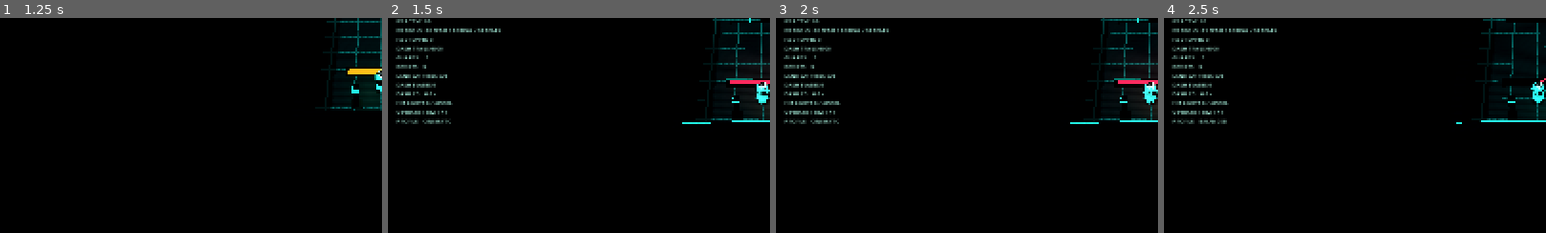
Above: before the commit, frames 1-4 (left to right).
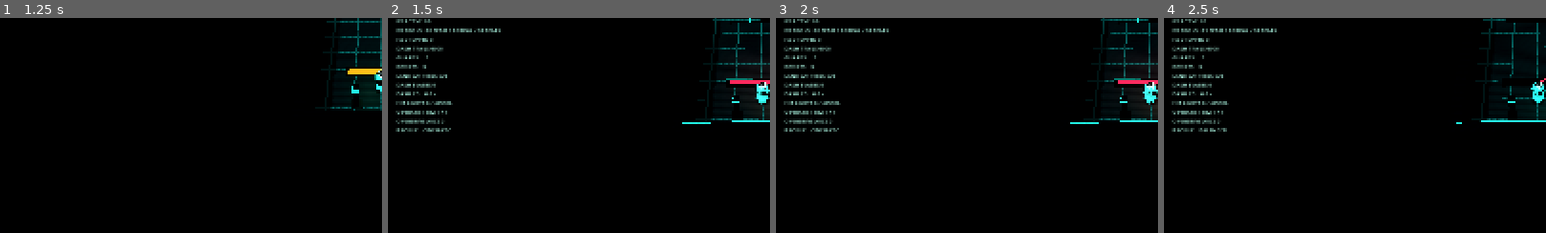
Above: after the commit, the same moments.

Repository: HADJAL001/osgard-world
Game: Godot game, scene res://scenes/main.tscn
The game is run twice, just before and just after one commit, with the same random seed, the same clock (stepped at 60 frames per second) and the same inputs.
Inputs:
- Up to frame 1 (1.25 s): click "НАЧАТЬ РЕЙД / ENTER" at 0.5 s
- Up to frame 2 (1.5 s): click "DIAG / F3" at 1.25 s
- Up to frame 3 (2 s): no input
- Up to frame 4 (2.5 s): click "QUALITY / CINEMATIC" at 2 s
The pictures show only the part of the screen within x 0-50%, y 35-85%; the shares and areas given below are measured in that part.

Frame 1 is identical in both runs. In frame 2, 0.4% of the frame differs, in the area x 2-17%, y 47-53%; in frame 3, 0.4%; in frame 4, 0.3%.

Commit message:
Add line-of-sight Overdrive chain arcs to Godot combat

Diff:
--- a/godot/null-shift/scripts/main.gd
+++ b/godot/null-shift/scripts/main.gd
@@ -18,6 +18,8 @@
 const COMBAT_COMBO_WINDOW := 4.25
 const OVERDRIVE_MAX_CHARGE := 100.0
 const OVERDRIVE_DURATION := 5.0
+const OVERDRIVE_ARC_RADIUS := 7.5
+const OVERDRIVE_ARC_DAMAGE_SCALE := 0.55
 
 var player: CharacterBody3D
 var camera: Camera3D
@@ -157,6 +159,7 @@
 var overdrive_charge := 0.0
 var overdrive_timer := 0.0
 var overdrive_activations := 0
+var overdrive_arc_chains := 0
 var mission_accuracy := 100.0
 var mission_score := 0
 var combat_score_total := 0
@@ -314,6 +317,7 @@
 	overdrive_charge = 0.0
 	overdrive_timer = 0.0
 	overdrive_activations = 0
+	overdrive_arc_chains = 0
 	mission_accuracy = 100.0
 	mission_score = 0
 	combat_score_total = 0
@@ -2074,6 +2078,8 @@
 			if is_combat_hit and _is_hostile_target(collider as Node) and collider is Node3D:
 				var hit_position: Vector3 = hit["position"]
 				critical_hit = aim_target_node == (collider as Node3D) and hit_position.y >= (collider as Node3D).global_position.y + 0.42
+				if overdrive_timer > 0.0:
+					_try_overdrive_chain(collider as Node, beam_end)
 			_damage_target(collider as Node, critical_hit)
 	_record_weapon_shot(is_combat_hit)
 	_spawn_beam(from, beam_end, materials["cyan"], 0.09)
@@ -2084,11 +2090,59 @@
 		crosshair_hit_timer = 0.12
 	_play_sfx(680.0, 0.055, 0.08)
 
-func _damage_target(target: Node, critical_hit: bool = false) -> void:
+func _try_overdrive_chain(primary_target: Node, hit_position: Vector3) -> bool:
+	if overdrive_timer <= 0.0 or paused_game or mission_finished or not is_instance_valid(primary_target):
+		return false
+	if not (primary_target is CollisionObject3D):
+		return false
+	var source_is_hostile := false
+	for guard in guards:
+		if guard.get("node") == primary_target:
+			source_is_hostile = true
+			break
+	if not source_is_hostile:
+		return false
+	var primary_body := primary_target as CollisionObject3D
+	var best_body: Node3D
+	var best_distance := OVERDRIVE_ARC_RADIUS
+	for guard in guards:
+		var candidate := guard.get("node") as Node3D
+		if not is_instance_valid(candidate) or candidate == primary_target or int(guard.get("hp", 0)) <= 0:
+			continue
+		var target_point: Vector3 = candidate.global_position + Vector3.UP * 0.55
+		var distance_to_candidate: float = hit_position.distance_to(target_point)
+		if distance_to_candidate >= best_distance:
+			continue
+		var ray := PhysicsRayQueryParameters3D.create(hit_position, target_point)
+		var excluded: Array[RID] = [player.get_rid(), primary_body.get_rid()]
+		ray.exclude = excluded
+		ray.collision_mask = 3
+		var obstruction: Dictionary = get_world_3d().direct_space_state.intersect_ray(ray)
+		if obstruction.is_empty() or obstruction.get("collider") != candidate:
+			continue
+		best_body = candidate
+		best_distance = distance_to_candidate
+	if not is_instance_valid(best_body):
+		return false
+	var arc_end: Vector3 = best_body.global_position + Vector3.UP * 0.62
+	_spawn_beam(hit_position, arc_end, materials["violet"], 0.16)
+	_spawn_hit_sparks(arc_end, materials["violet"])
+	_spawn_impact_light(arc_end, Color(0.68, 0.34, 1.0), 1.65, 3.6, 0.16)
+	_spawn_ring_burst(best_body.global_position + Vector3.UP * 0.12, materials["violet"])
+	overdrive_arc_chains += 1
+	objective_text = "OVERDRIVE ARC · ЦЕПНАЯ ДУГА ПОРАЗИЛА ВТОРУЮ ЦЕЛЬ"
+	_screen_impulse(0.025, 0.055)
+	_play_sfx(345.0, 0.11, 0.08)
+	_damage_target(best_body, false, OVERDRIVE_ARC_DAMAGE_SCALE)
+	_update_hud()
+	return true
+
+func _damage_target(target: Node, critical_hit: bool = false, damage_scale: float = 1.0) -> void:
 	for index in range(guards.size() - 1, -1, -1):
 		var guard: Dictionary = guards[index]
 		if guard["node"] == target:
-			var damage_points: int = _combat_damage_per_hit(critical_hit, overdrive_timer > 0.0)
+			var base_damage_points: int = _combat_damage_per_hit(critical_hit, overdrive_timer > 0.0)
+			var damage_points: int = maxi(1, roundi(float(base_damage_points) * clampf(damage_scale, 0.0, 1.0)))
 			guard["hp"] = int(guard["hp"]) - damage_points
 			if critical_hit:
 				critical_hits += 1
@@ -4068,10 +4122,10 @@
 		var active_impact_lights: int = _active_impact_light_count()
 		var operator_rim_active: int = int(is_instance_valid(operator_rim_light) and operator_rim_light.visible)
 		var profile: String = "PERFORMANCE" if performance_quality else ("BALANCED" if not cinematic_quality else ("AUTO-OPTIMIZED" if adaptive_quality_degraded else "CINEMATIC"))
-		diagnostics_label.text = "LIVE DIAGNOSTICS\nFPS        %02 …(246 unchanged characters)… GHTS %d / %d POOL\nOPERATOR RIM %d / 1\nPROFILE    %s" % [
+		diagnostics_label.text = "LIVE DIAGNOSTICS\nFPS        %02 …(246 unchanged characters)… GHTS %d / %d POOL\nOPERATOR RIM %d / 1\nOVERDRIVE ARCS %d\nPROFILE    %s" % [
 			Engine.get_frames_per_second(), fps_p95_ms, current_frame_ms, draw_calls,
 			effects.size(), beam_pool.size(), ring_pool.size(), spark_pool.size(), effect_pool_exhaustions,
-			dash_trails_emitted, guards.size(), _living_device_count(), phase_lane_disruptions, dash_evasions, dash_cooldown, active_impact_lights, impact_light_pool.size(), operator_rim_active, profile
+			dash_trails_emitted, guards.size(), _living_device_count(), phase_lane_disruptions, dash_evasions, dash_cooldown, active_impact_lights, impact_light_pool.size(), operator_rim_active, overdrive_arc_chains, profile
 		]
 
 func _update_input_hint() -> void:
--- a/godot/null-shift/tests/runtime_smoke.gd
+++ b/godot/null-shift/tests/runtime_smoke.gd
@@ -975,6 +975,70 @@
 		return
 	if not _expect(game._effective_guard_speed(game.guards[0]) < float(game.guards[0]["speed"]), "active Overdrive must slow enemy movement in the live guard simulation"):
 		return
+
+	print("RUNTIME_STAGE: Overdrive chain arc and line of sight")
+	var chain_primary: CharacterBody3D = game.guards[0]["node"] as CharacterBody3D
+	var chain_secondary: CharacterBody3D = game.guards[1]["node"] as CharacterBody3D
+	var primary_saved_position: Vector3 = chain_primary.global_position
+	var secondary_saved_position: Vector3 = chain_secondary.global_position
+	var primary_saved_stun: float = float(game.guards[0].get("stun", 0.0))
+	var secondary_saved_stun: float = float(game.guards[1].get("stun", 0.0))
+	var secondary_saved_hp: int = int(game.guards[1]["hp"])
+	var secondary_saved_max_hp: int = int(game.guards[1].get("max_hp", secondary_saved_hp))
+	chain_primary.global_position = game.player.global_position + Vector3(4.0, 0.0, 0.0)
+	chain_secondary.global_position = game.player.global_position + Vector3(6.0, 0.0, 0.0)
+	game.guards[0]["stun"] = 30.0
+	game.guards[1]["stun"] = 30.0
+	game.guards[1]["hp"] = 5
+	game.guards[1]["max_hp"] = 5
+	game.overdrive_timer = game.OVERDRIVE_DURATION
+	await physics_frame
+	var arcs_before: int = game.overdrive_arc_chains
+	var shots_before_arc: int = game.shots_fired
+	var hits_before_arc: int = game.shots_hit
+	var primary_hit_position: Vector3 = chain_primary.global_position + Vector3.UP * 0.55
+	var arc_connected: bool = game._try_overdrive_chain(chain_primary, primary_hit_position)
+	var expected_arc_damage: int = maxi(1, roundi(float(game._combat_damage_per_hit(false, true)) * game.OVERDRIVE_ARC_DAMAGE_SCALE))
+	if not _expect(arc_connected and game.overdrive_arc_chains == arcs_before + 1 and int(game.guards[1]["hp"]) == 5 - expected_arc_damage, "active Overdrive must chain one reduced-damage arc to the nearest visible secondary hostile"):
+		return
+	if not _expect(game.shots_fired == shots_before_arc and game.shots_hit == hits_before_arc, "secondary arc damage must not fabricate extra fired shots or inflate weapon accuracy"):
+		return
+	var saved_diagnostics: bool = game.diagnostics_enabled
+	game.diagnostics_enabled = true
+	game._update_hud()
+	if not _expect(game.diagnostics_label.text.contains("OVERDRIVE ARCS %d" % (arcs_before + 1)), "live diagnostics must report successful Overdrive arcs"):
+		return
+	game.diagnostics_enabled = saved_diagnostics
+	var blocker := StaticBody3D.new()
+	blocker.name = "OverdriveArcOccluderSmoke"
+	blocker.collision_layer = 1
+	blocker.collision_mask = 0
+	var blocker_shape := CollisionShape3D.new()
+	var blocker_box := BoxShape3D.new()
+	blocker_box.size = Vector3(0.8, 2.2, 1.0)
+	blocker_shape.shape = blocker_box
+	blocker.add_child(blocker_shape)
+	game.add_child(blocker)
+	blocker.global_position = (chain_primary.global_position + chain_secondary.global_position) * 0.5 + Vector3.UP * 0.45
+	game.guards[1]["hp"] = 5
+	await physics_frame
+	var blocked_arc: bool = game._try_overdrive_chain(chain_primary, primary_hit_position)
+	if not _expect(not blocked_arc and game.overdrive_arc_chains == arcs_before + 1 and int(game.guards[1]["hp"]) == 5, "opaque arena geometry must block the Overdrive arc"):
+		return
+	blocker.queue_free()
+	await physics_frame
+	game.overdrive_timer = 0.0
+	var inactive_arc: bool = game._try_overdrive_chain(chain_primary, primary_hit_position)
+	if not _expect(not inactive_arc and game.overdrive_arc_chains == arcs_before + 1, "Overdrive chain must remain inactive when its timed state is off"):
+		return
+	game.overdrive_timer = game.OVERDRIVE_DURATION
+	chain_primary.global_position = primary_saved_position
+	chain_secondary.global_position = secondary_saved_position
+	game.guards[0]["stun"] = primary_saved_stun
+	game.guards[1]["stun"] = secondary_saved_stun
+	game.guards[1]["hp"] = secondary_saved_hp
+	game.guards[1]["max_hp"] = secondary_saved_max_hp
+	game._update_hud()
 	game._update_combat_director(2.0)
 	if not _expect(game.overdrive_timer < game.OVERDRIVE_DURATION and game.overdrive_timer > 0.0, "Overdrive duration must tick down on unpaused simulation time"):
 		return
Not shown, changed: docs/04_NULL_SHIFT_GAME_DESIGN.md
Not shown, changed: godot/null-shift/README.md
Not shown, changed: scripts/null-shift-godot-smoke.mjs
